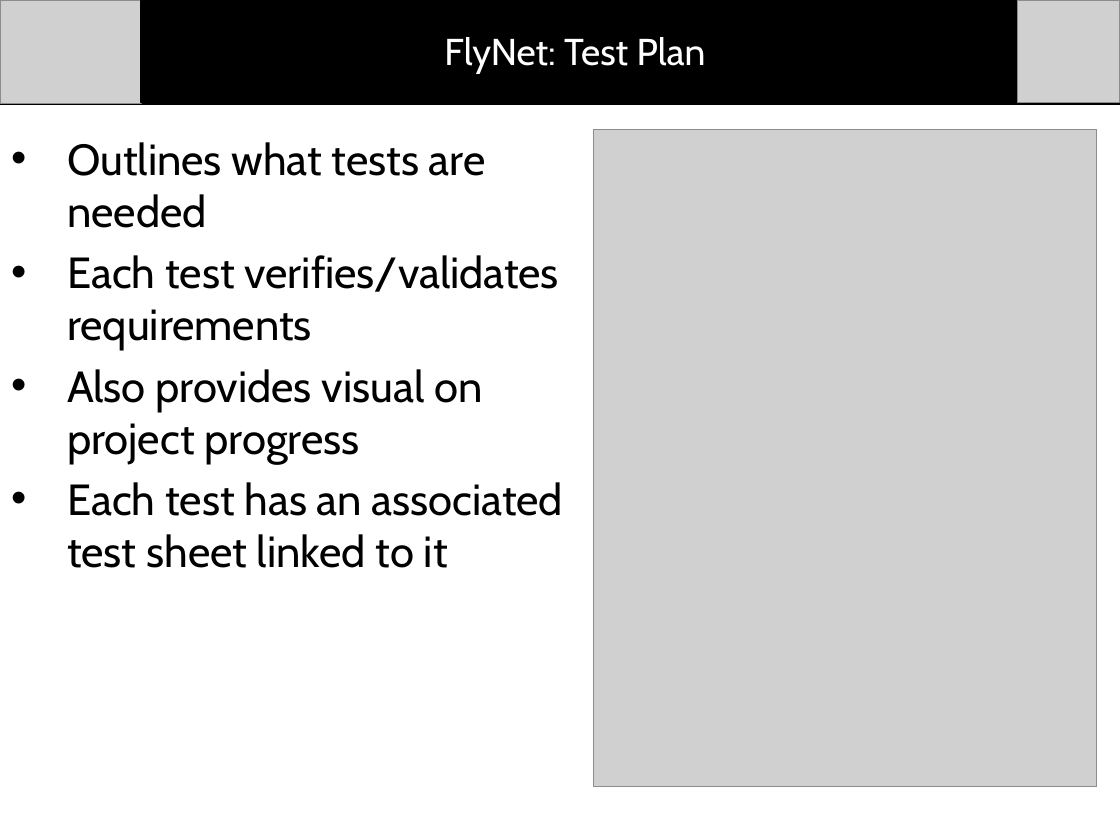
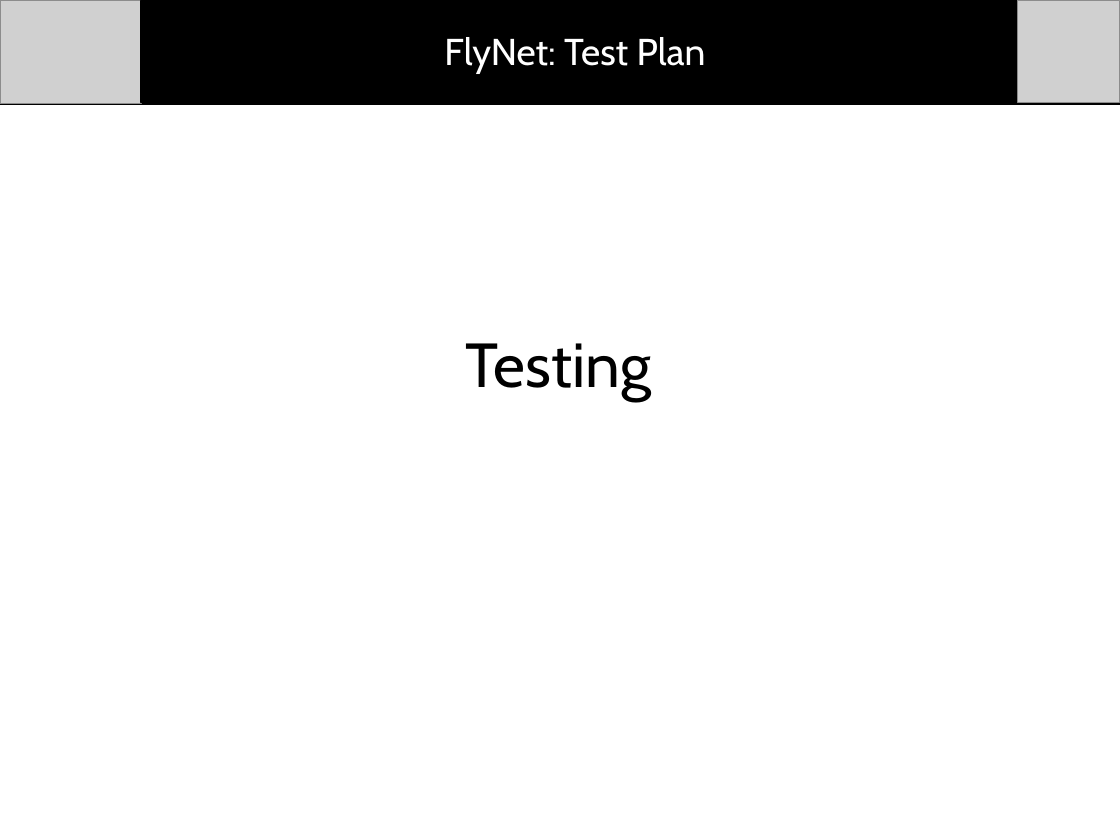
Before and after one commit to dtbinh/FlyNet, a slide deck: slide 1 of Presentations/CDR_Fall_2015/Individual_Slides/Matt/Testing.pptx. Drawn at 1120x840 pixels with LibreOffice and Linux fonts; fonts in the diff are those of the drawing; grey boxes stand for pictures. Boxes give left, top, right and bottom in pixels: in the first picture for what was removed or moved away, otherwise in the second. Text is boxed around its words. In the diff, an @@ line names an element or a change of style, - is before the commit and + after.

Commit message:
Testing Slides

```diff
--- a/Presentations/CDR_Fall_2015/Individual_Slides/Matt/Testing.pptx
+++ b/Presentations/CDR_Fall_2015/Individual_Slides/Matt/Testing.pptx
@@ text removed at [67, 142, 563, 568] @@
-• Outlines what tests are needed
-• Each test verifies/validates requirements
-• Also provides visual on project progress
-• Each test has an associated test sheet linked to it
@@ picture removed at [594, 130, 1096, 787] @@
@@ text added at [465, 343, 651, 402], 40 pt, text #000000 @@
+Testing
```
Also in this commit, not shown: 3 other slides changed, 4 slides added, 1 slide removed, 1 other file.
